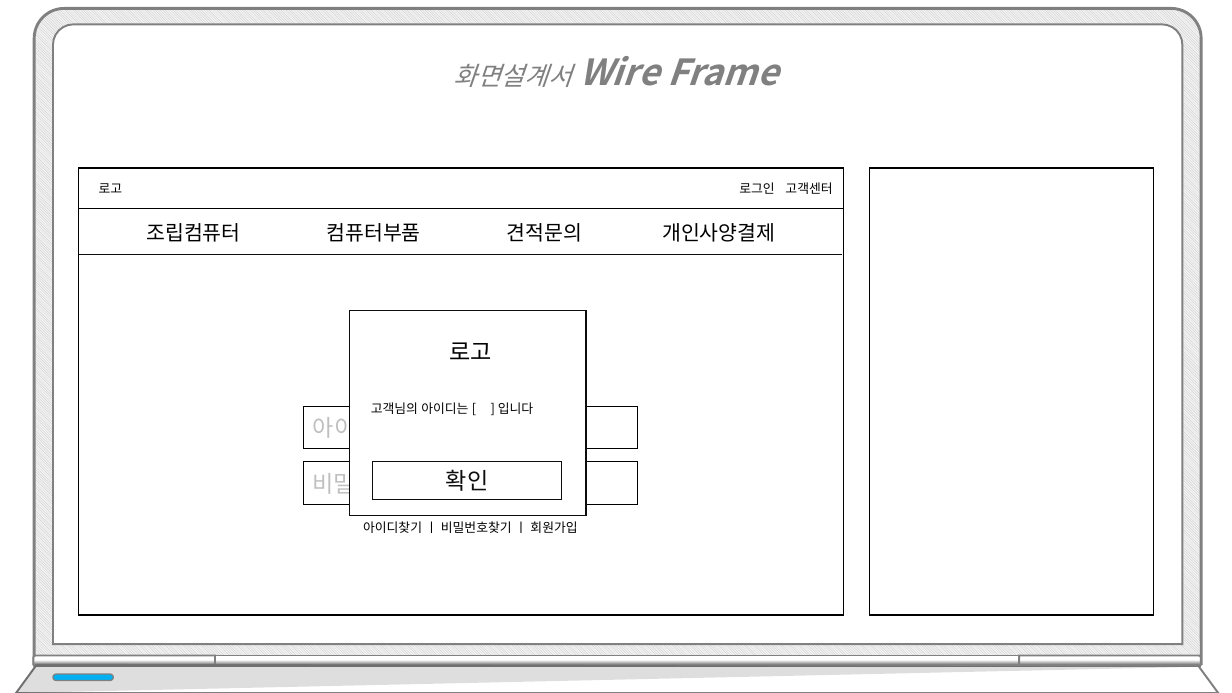
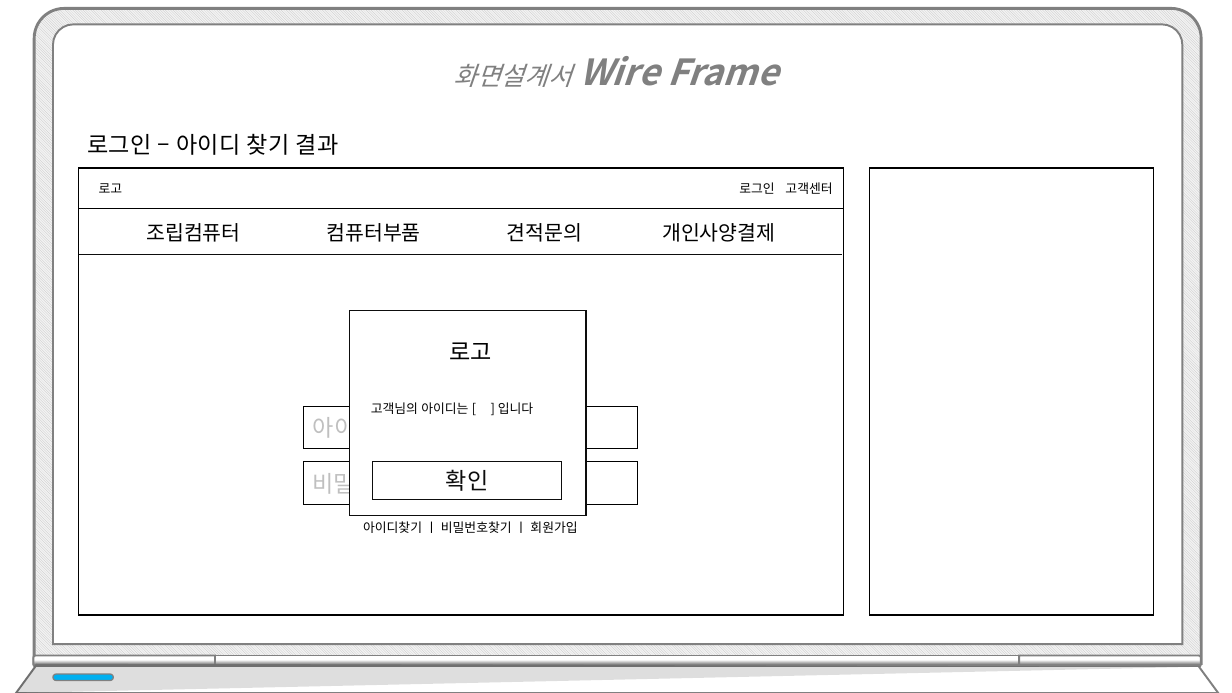
Before and after one commit to hhsw07/ezen-academy-projects, a slide deck: slide 17 of WebContent/발표/프로젝트5.pptx. Drawn at 1232x693 pixels with LibreOffice and Linux fonts; fonts in the diff are those of the drawing. Boxes give left, top, right and bottom in pixels: in the first picture for what was removed or moved away, otherwise in the second. Text is boxed around its words. In the diff, an @@ line names an element or a change of style, - is before the commit and + after.

```diff
--- a/WebContent/발표/프로젝트5.pptx
+++ b/WebContent/발표/프로젝트5.pptx
@@ text added at <box>88,133,339,155</box>, 18 pt, text #000000 @@
+로그인 – 아이디 찾기 결과
```
Also in this commit, not shown: 13 other slides changed, 6 slides added.
